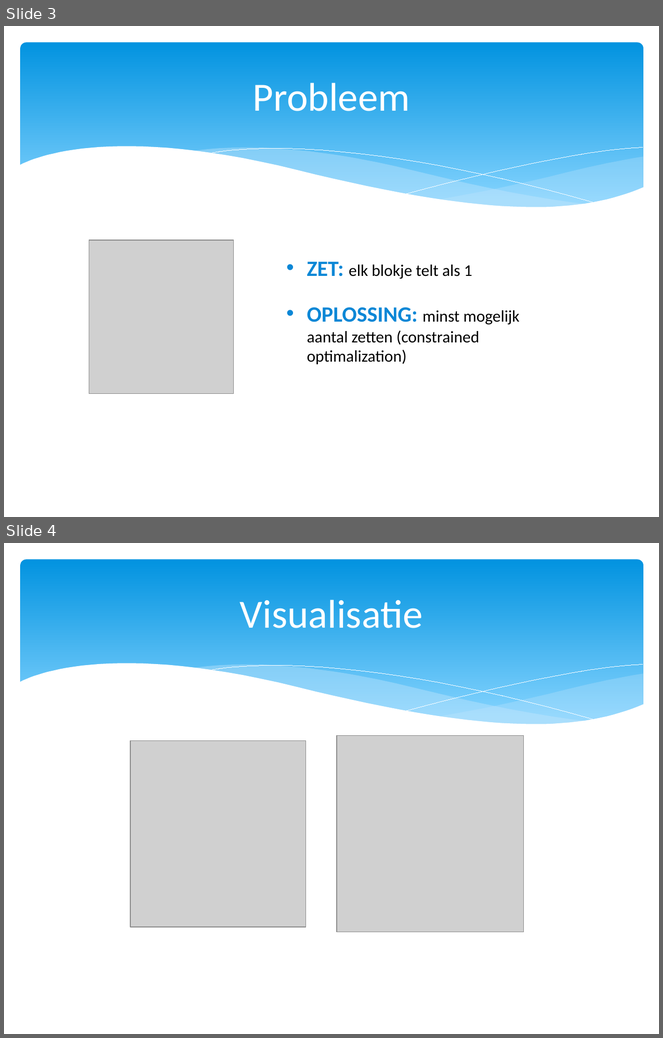
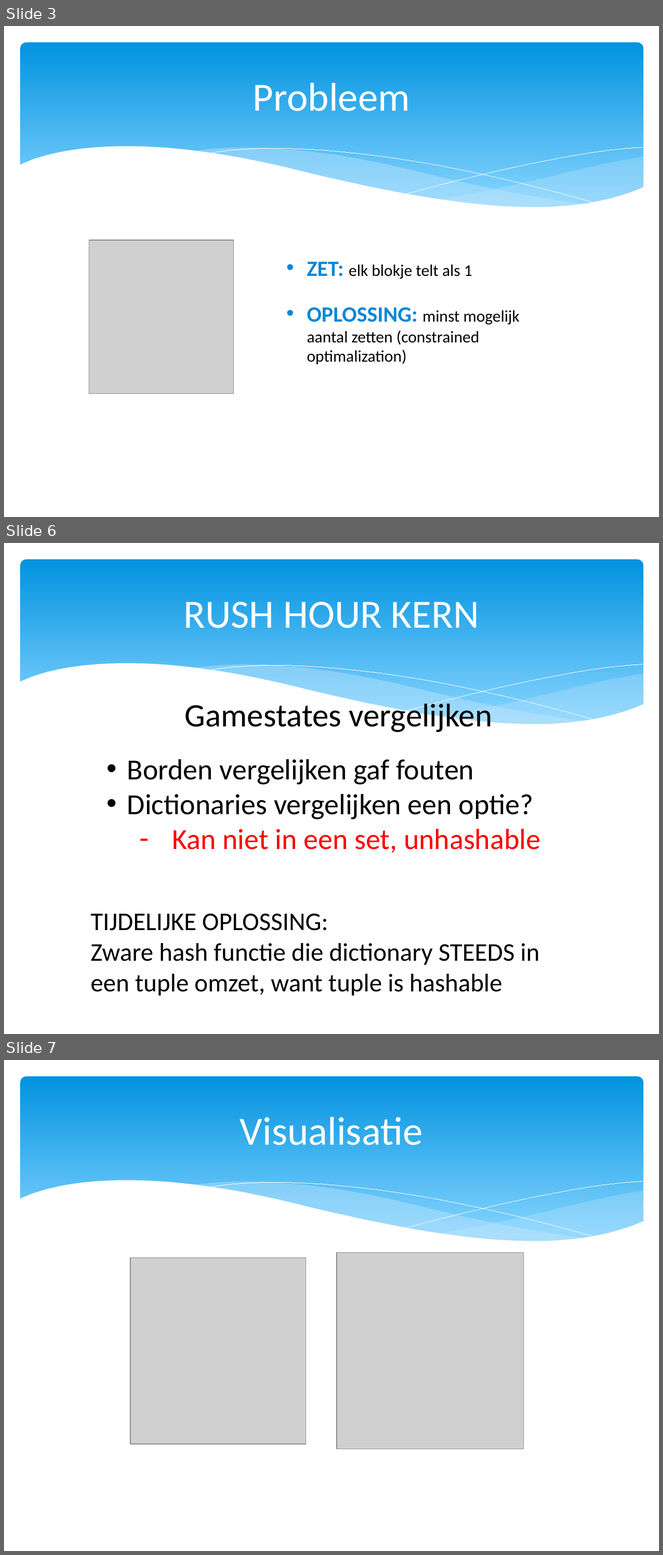
Before and after one commit to Natasjaminor/Spitsuur, a slide deck: presentatie 25-11.pptx. Shown one above the other, each under a label of ours: slides 3 and 4 before the commit, slides 3, 6 and 7 after it; the slides between them are not shown. The pictures are 663x1038 and 663x1555 pixels, drawn with LibreOffice and Linux fonts; fonts in the diff are those of the drawing; grey boxes stand for pictures. Boxes give left, top, right and bottom in pixels: in the first picture for what was removed or moved away, otherwise in the second. Text is boxed around its words. In the diff, an @@ line names an element or a change of style, - is before the commit and + after.

```diff
--- a/presentatie 25-11.pptx
+++ b/presentatie 25-11.pptx
@@ slide 6 added at [4, 543, 659, 1034], background #FFFFFF; not listed: 6 template elements that a slide beside it also shows @@
@@ title added at [183, 602, 479, 628], 44 pt, text #FFFFFF @@
+RUSH HOUR KERN
@@ text added at [185, 699, 493, 734], 36 pt, text #000000 @@
+    Gamestates vergelijken
@@ text added at [127, 759, 541, 853], 32 pt, text #000000 @@
+• Borden vergelijken gaf fouten
+• Dictionaries vergelijken een optie?
+  – Kan niet in een set, unhashable
@@ text added at [91, 914, 540, 996], 28 pt, text #000000 @@
+TIJDELIJKE OPLOSSING:
+Zware hash functie die dictionary STEEDS in een tuple omzet, want tuple is hashable
@@ what was slide 4 is now slide 7 @@
```
Also in this commit, not shown: 1 slide changed, 18 other slides added.
